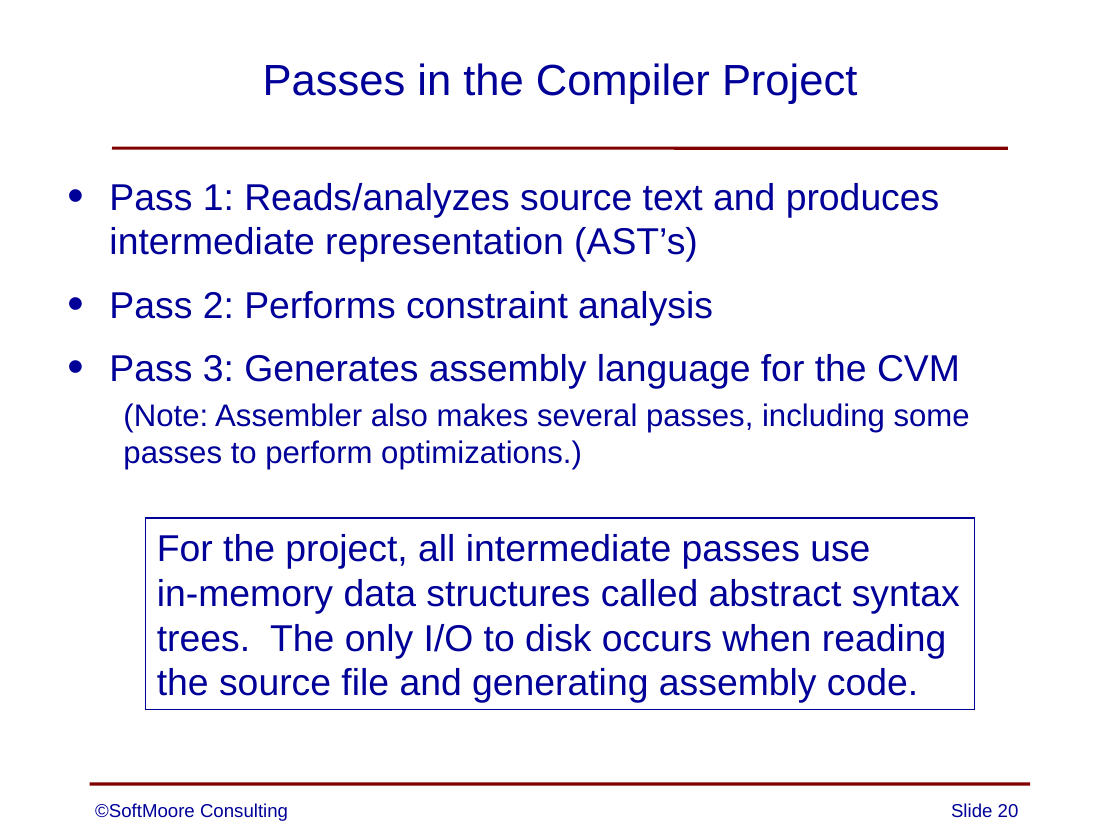
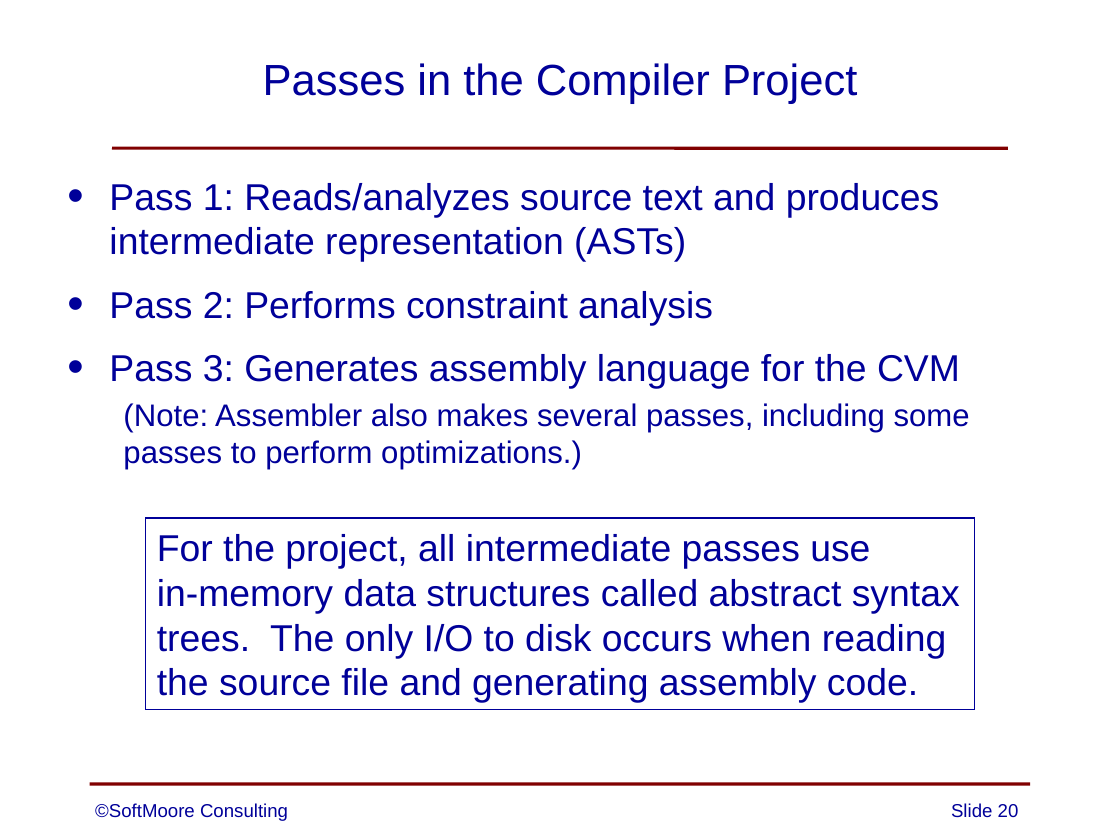
Before and after one commit to SoftMoore/CPRL-Java-3rd, a slide deck: slide 20 of PowerPoints/02 - Structure of Compilers.pptx. Drawn at 1120x840 pixels with LibreOffice and Linux fonts; fonts in the diff are those of the drawing. Boxes give left, top, right and bottom in pixels: in the first picture for what was removed or moved away, otherwise in the second. Text is boxed around its words. In the diff, an @@ line names an element or a change of style, - is before the commit and + after.

```diff
--- a/PowerPoints/02 - Structure of Compilers.pptx
+++ b/PowerPoints/02 - Structure of Compilers.pptx
@@ text at [109, 183, 940, 262]: text changed @@
-• Pass 1: Reads/analyzes source text and produces intermediate representation (AST’s)
+• Pass 1: Reads/analyzes source text and produces intermediate representation (ASTs)
```
Also in this commit, not shown: 1 other slide changed.
